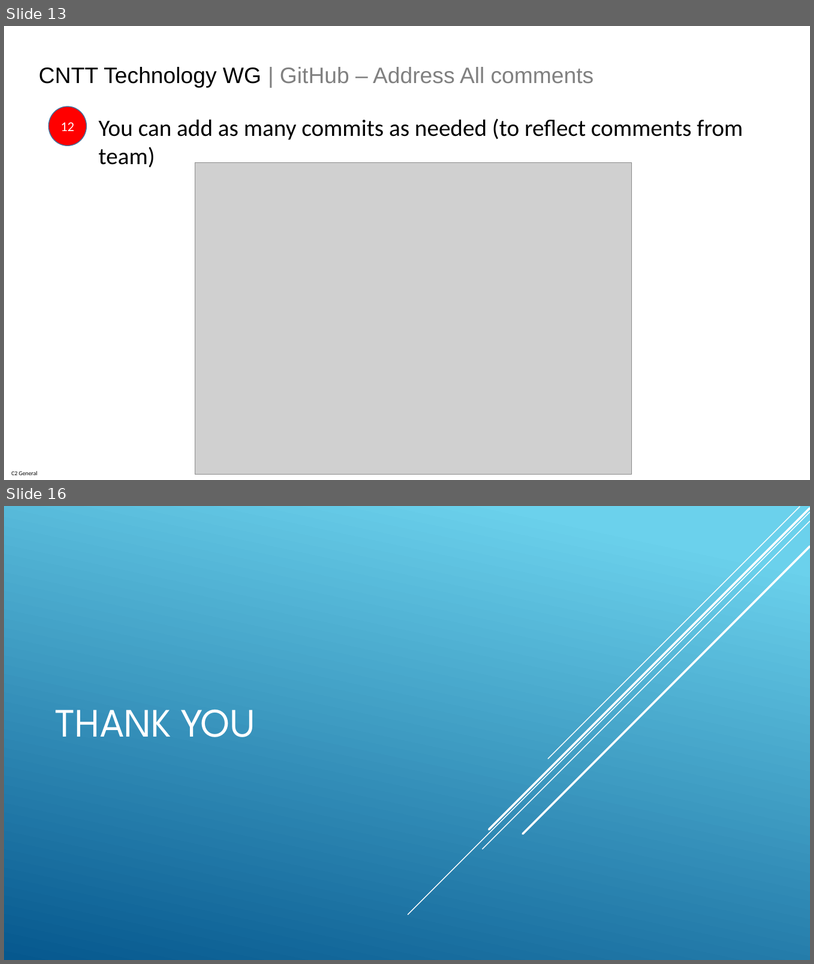
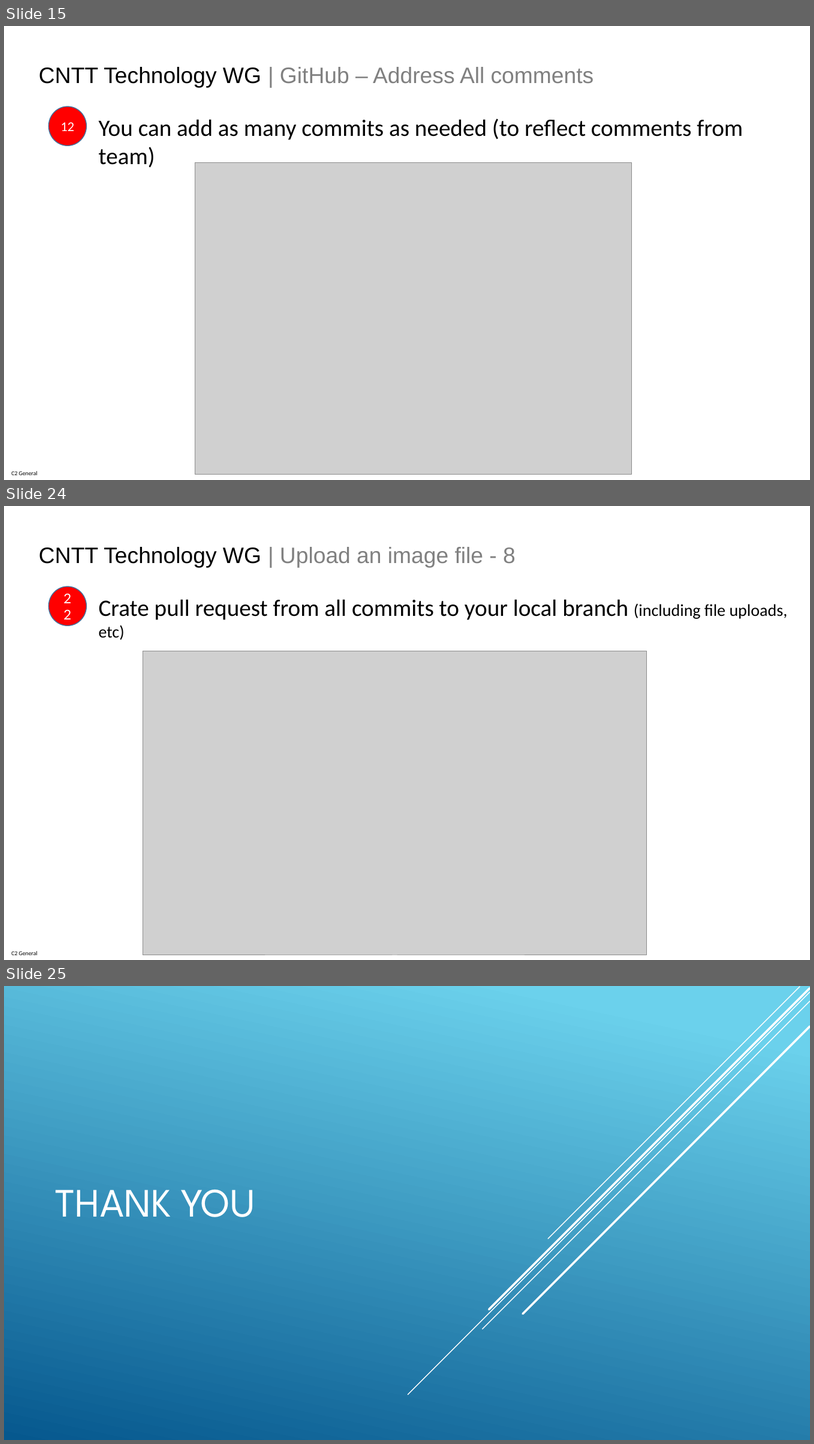
Before and after one commit to anuket-project/anuket-specifications, a slide deck: artifacts/CNTT_GitHub_Technical_WG_Process.pptx. Shown one above the other, each under a label of ours: slides 13 and 16 before the commit, slides 15, 24 and 25 after it; the slides between them are not shown. The pictures are 814x964 and 814x1444 pixels, drawn with LibreOffice and Linux fonts; fonts in the diff are those of the drawing; grey boxes stand for pictures. Boxes give left, top, right and bottom in pixels: in the first picture for what was removed or moved away, otherwise in the second. Text is boxed around its words. In the diff, an @@ line names an element or a change of style, - is before the commit and + after.

```diff
--- a/artifacts/CNTT_GitHub_Technical_WG_Process.pptx
+++ b/artifacts/CNTT_GitHub_Technical_WG_Process.pptx
@@ slide 24 added at (x1=4, y1=506, x2=810, y2=960), background #FFFFFF; not listed: 1 template element that a slide beside it also shows @@
@@ text added at (x1=39, y1=547, x2=516, y2=568), 26.7 pt, text #808080 @@
+CNTT Technology WG | Upload an image file - 8
@@ ellipse added at (x1=49, y1=586, x2=86, y2=626), fill #FF0000, outline #43739E 1 pt, 16 pt, text #FFFFFF @@
+22
@@ text added at (x1=99, y1=599, x2=788, y2=640), 28 pt, text #000000 @@
+Crate pull request from all commits to your local branch (including file uploads, etc)
@@ picture added at (x1=143, y1=651, x2=647, y2=955) @@
@@ what was slide 13 is now slide 15 @@
@@ what was slide 16 is now slide 25 @@
```
Also in this commit, not shown: 2 slides changed, 8 other slides added.
